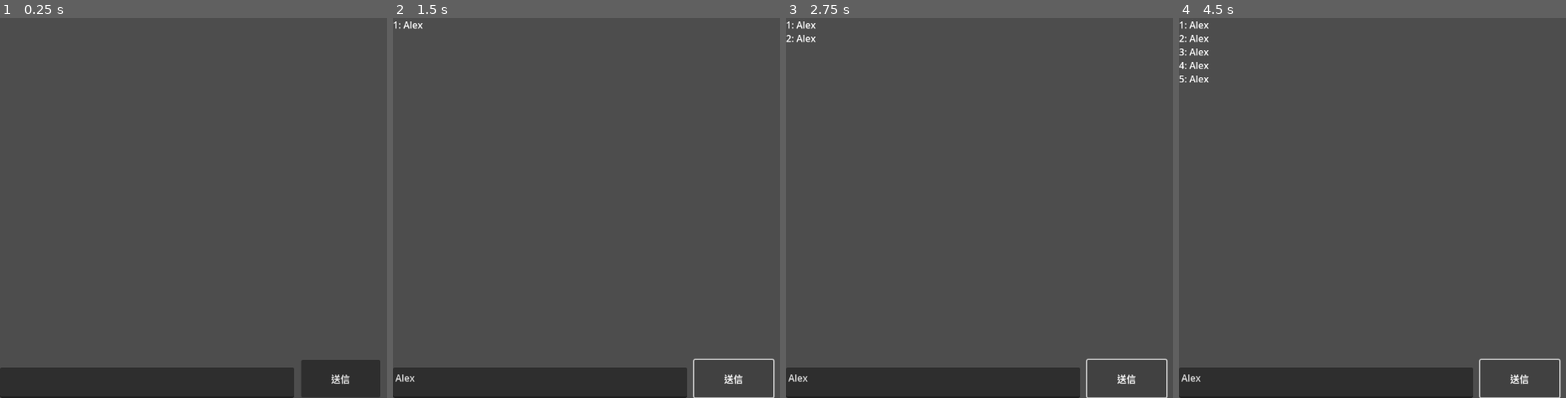
Above: before the commit, frames 1-4 (left to right).
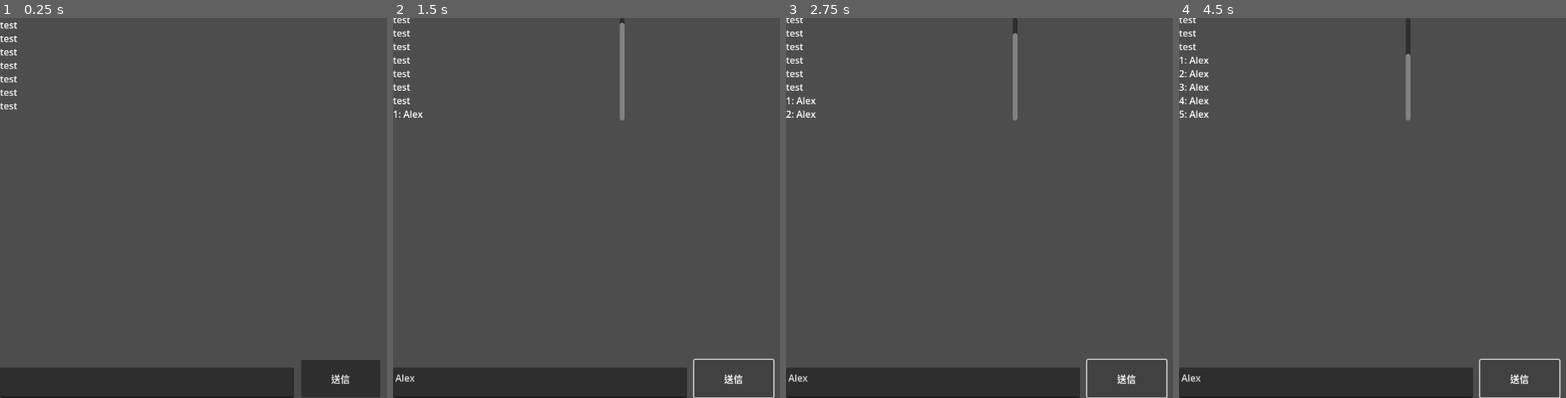
Above: after the commit, the same moments.

Repository: gurencrize/RichLabelTextManualScroll
Game: Godot game, scene res://Main.tscn
The game is run twice, just before and just after one commit, with the same random seed, the same clock (stepped at 60 frames per second) and the same inputs.
Inputs (mouse positions are in pixels of both pictures, inside the frame that each line leads up to):
- Up to frame 1 (0.25 s): no input
- Up to frame 2 (1.5 s): click (540, 382) at 0.52 s; type "Alex" at 0.6 s; click "送信" at 1.25 s
- Up to frame 3 (2.75 s): click "送信" at 2 s
- Up to frame 4 (4.5 s): click "送信" at 2.75 s; tap Enter at 3.5 s; tap Space at 4.25 s

The runs differ from the first frame. In frame 1, 0.3% of the frame differs, in the area x 0-5%, y 1-25%; in frame 2, 0.8%; in frame 3, 0.9%; in frame 4, 1.2%, in the area x 0-60%, y 0-27%.

Commit message:
Update Main.tscn
初期値追加

Diff:
--- a/Main.tscn
+++ b/Main.tscn
@@ -17,6 +17,14 @@
 layout_mode = 1
 offset_right = 395.0
 offset_bottom = 175.0
+text = "test
+test
+test
+test
+test
+test
+test
+"
 
 [node name="TextEdit" type="TextEdit" parent="."]
 layout_mode = 1
